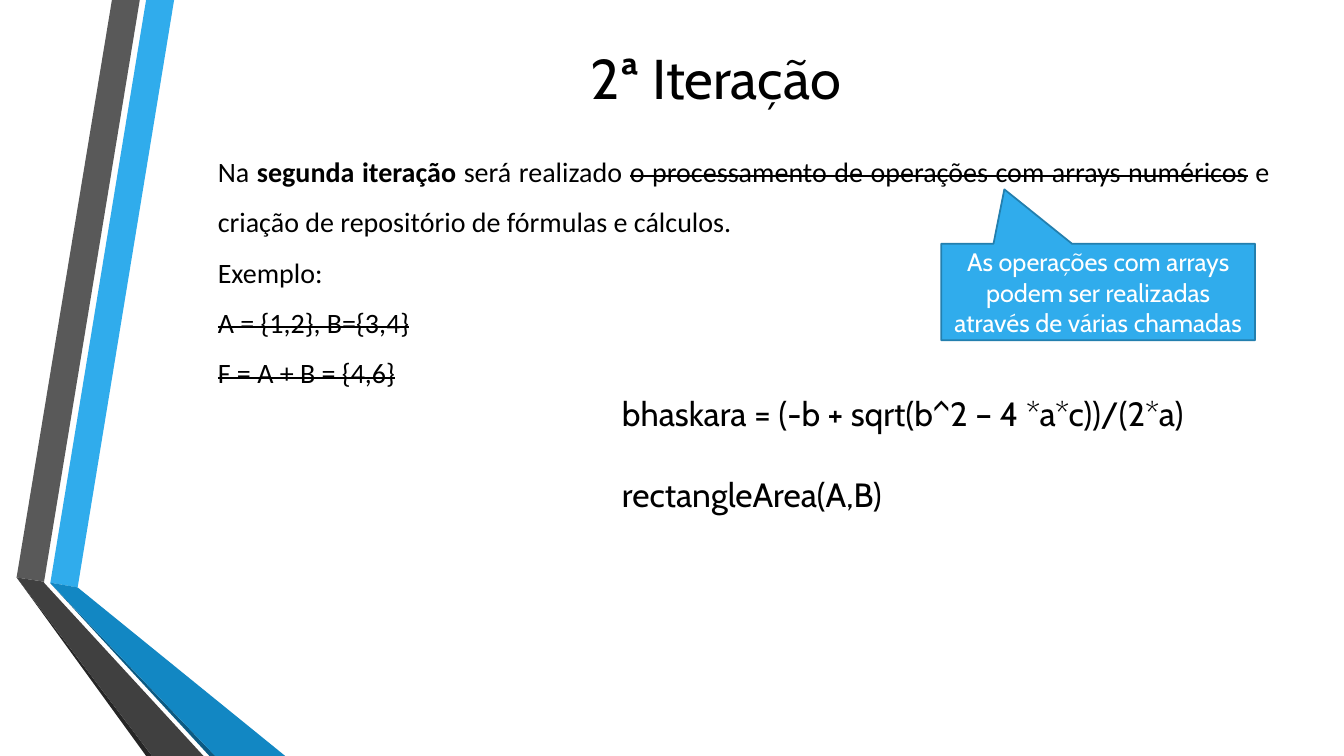
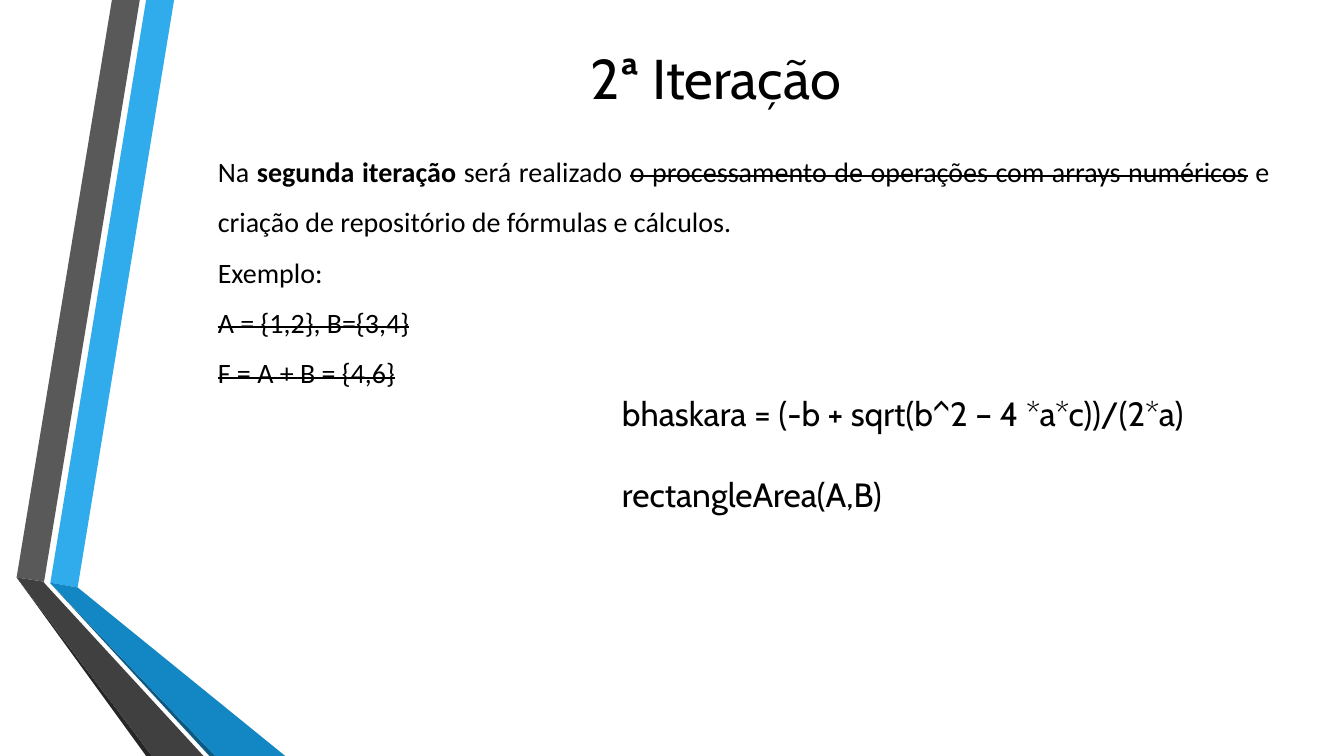
Before and after one commit to wendelsilverio/math-evaluator, a slide deck: slide 2 of docs/MATH - EVALUATOR - 2a Iteração.pptx. Drawn at 1344x756 pixels with LibreOffice and Linux fonts; fonts in the diff are those of the drawing; background and template pictures are left out. Boxes give left, top, right and bottom in pixels: in the first picture for what was removed or moved away, otherwise in the second. Text is boxed around its words. In the diff, an @@ line names an element or a change of style, - is before the commit and + after.

Commit message:
Add variable as number array

```diff
--- a/docs/MATH - EVALUATOR - 2a Iteração.pptx
+++ b/docs/MATH - EVALUATOR - 2a Iteração.pptx
@@ speech box removed at (942, 244, 1255, 341) @@
-As operações com arrays podem ser realizadas através de várias chamadas
```
Also in this commit, not shown: 3 other slides changed.
